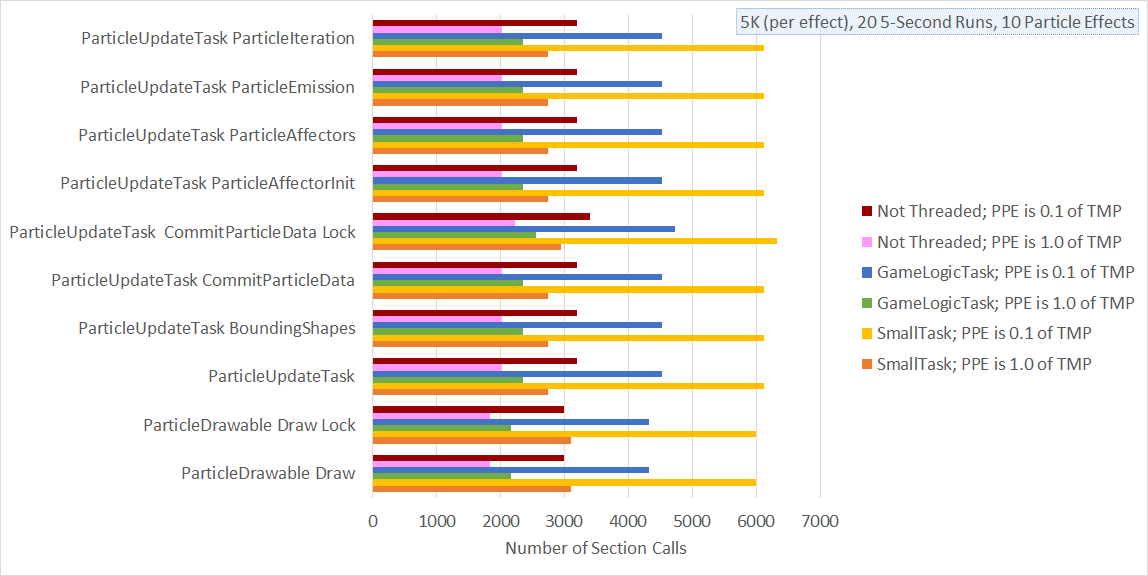
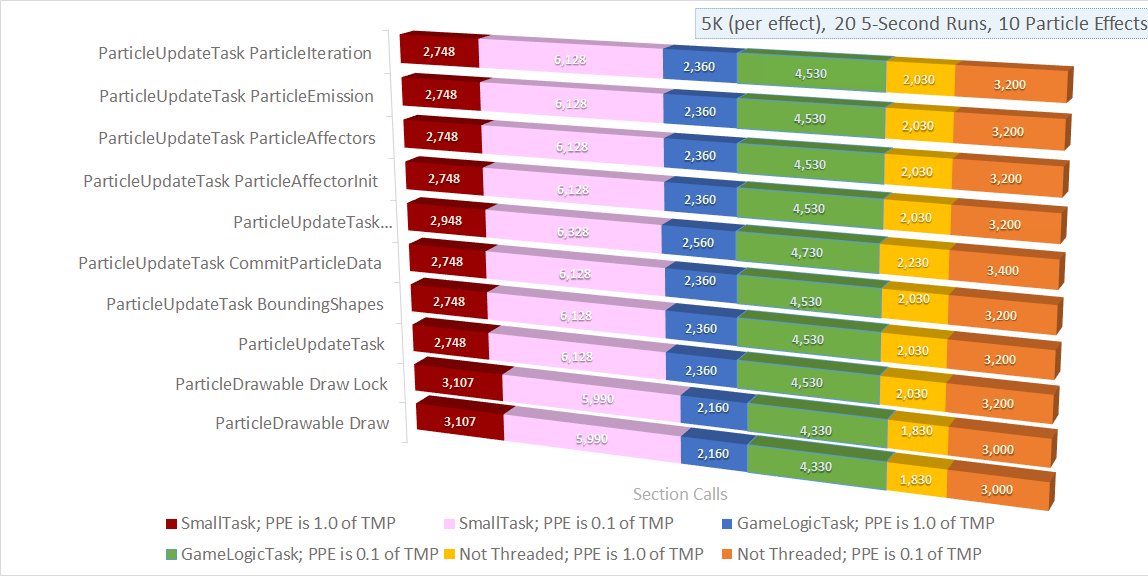
Layer changes from the first 1148×576 image to the second:
added layer "Layer 3" above "Layer 2" over [left=10, top=0, right=1148, bottom=575]
